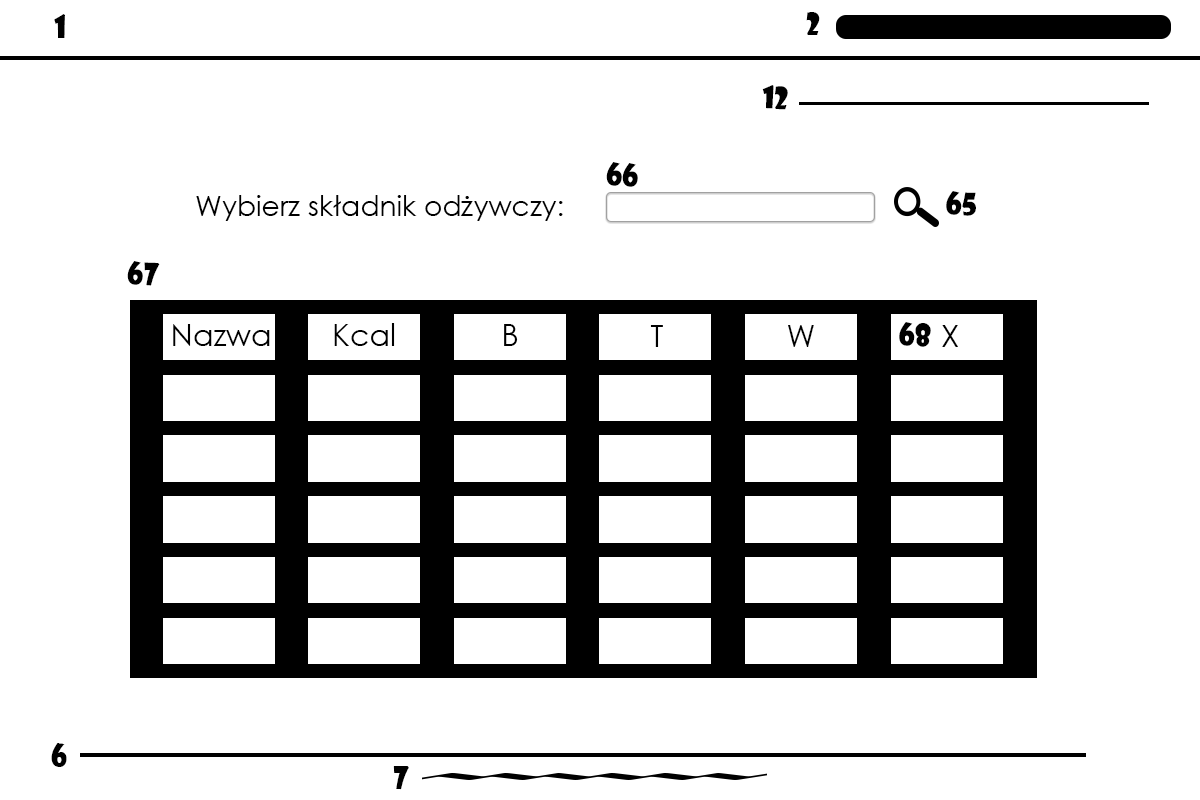
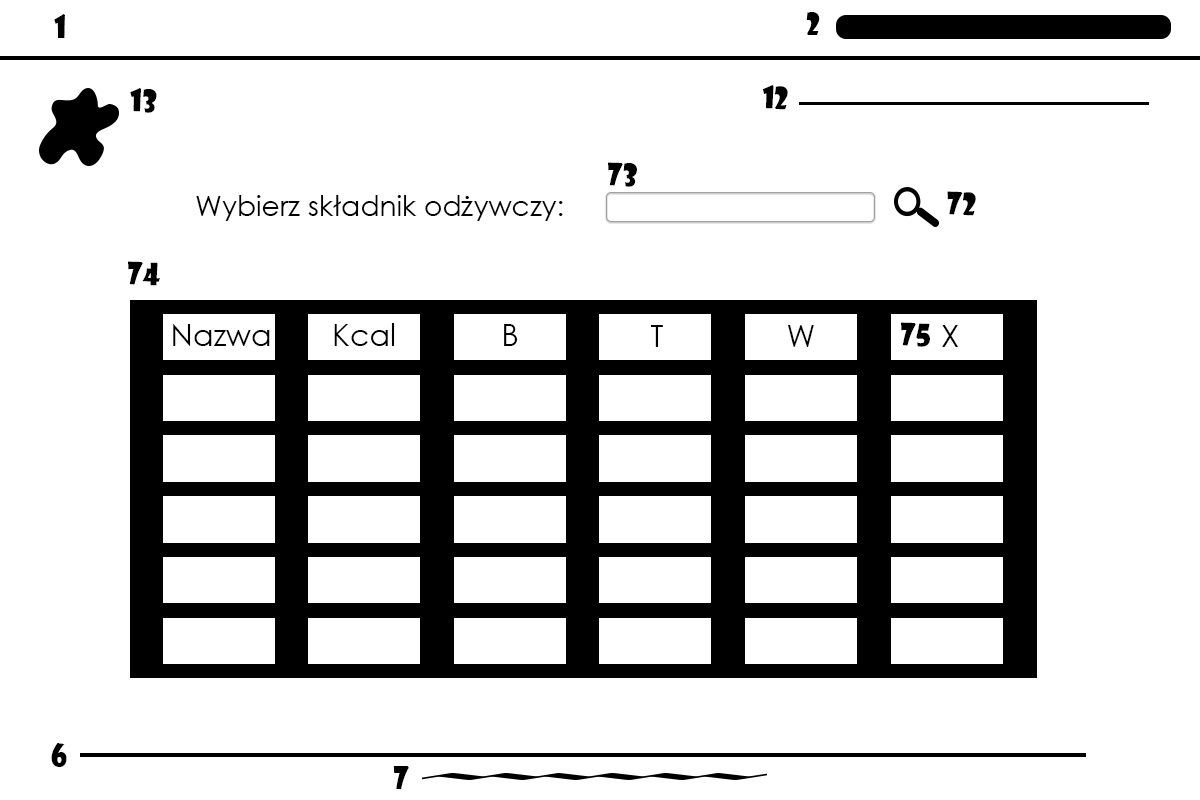
The second 1200×800 image is a revision of the first. Changes to its layers:
painted on "65" over [946, 191, 976, 216]
painted on "67" over [127, 261, 160, 286]
added layer "logo" above "13" over [39, 88, 119, 166]
added layer "13" above "68" over [130, 88, 157, 113]
painted on "68" over [899, 322, 931, 347]
painted on "66" over [606, 162, 638, 187]
